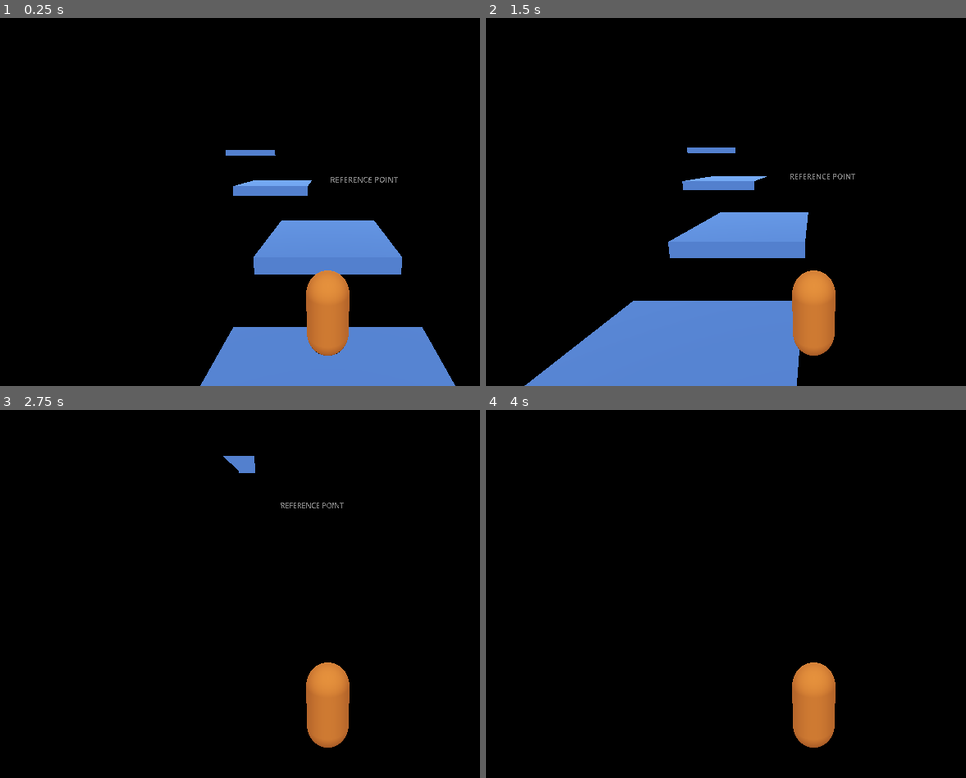
Above: before the commit, frames 1-4 (two rows, left to right).
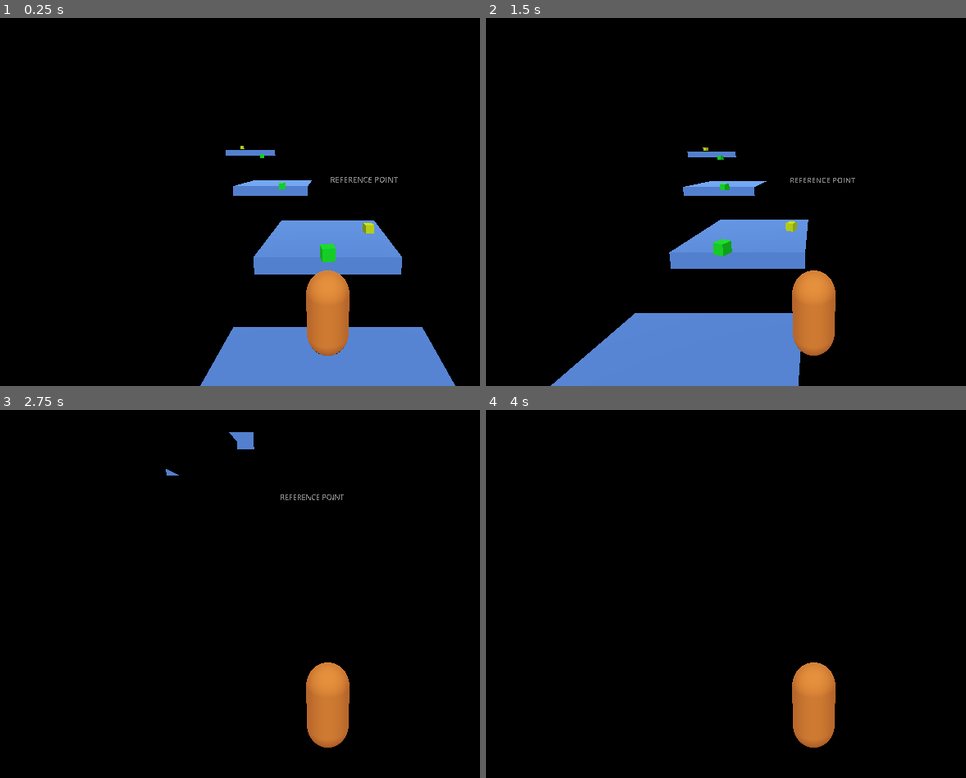
Above: after the commit, the same moments.

Repository: tobiasjdcolvin/Void-Sprinter
Game: Godot game, scene res://levels/level_one.tscn
Two runs of this game, one before a commit and one after it. Both use one fixed random seed, a clock stepped at 60 frames per second and the inputs below.
Inputs:
- Up to frame 1 (0.25 s): no input
- Up to frame 2 (1.5 s): hold D (right) 0.53-1.28 s; tap Space (jump) at 0.6, 0.77, 1.07, 1.35 s; hold S (backward) from 1.28 s (still down)
- Up to frame 3 (2.75 s): tap Space (jump) at 1.52, 1.82, 2.1 s; release S (backward) at 2.03 s; hold D (right) from 2.03 s (still down)
- Up to frame 4 (4 s): release D (right) at 2.78 s; hold W (forward) 2.78-3.53 s; tap Space (jump) at 2.85, 3.02, 3.32, 3.6, 3.77 s; tap Enter at 3.5 s; hold A (left) from 3.53 s (still down)

The runs differ from the first frame. In frame 1, 0.3% of the frame differs, in the area x 50-78%, y 34-67%; in frame 2, 4.8%, in the area x 8-77%, y 35-100%; in frame 3, 0.6%; in frame 4, less than 0.1%.

Commit message:
Implemented pickups that add extra jumps and decrease gravity

Diff:
--- a/levels/level_one.tscn
+++ b/levels/level_one.tscn
@@ -1,7 +1,9 @@
-[gd_scene load_steps=4 format=3 uid="uid://bkfxtiavayq4k"]
+[gd_scene load_steps=6 format=3 uid="uid://bkfxtiavayq4k"]
 
 [ext_resource type="PackedScene" uid="uid://blbyky0qw54e0" path="res://levels/level.tscn" id="1_yigoe"]
 [ext_resource type="PackedScene" uid="uid://lkdfpjqlndm0" path="res://platforms/platform_reg.tscn" id="2_instf"]
+[ext_resource type="PackedScene" uid="uid://1d56f4hpoikm" path="res://pickups/pickup_jump.tscn" id="3_54qat"]
+[ext_resource type="PackedScene" uid="uid://tl82a2m8rhfq" path="res://pickups/pickup_grav.tscn" id="4_wfegy"]
 
 [sub_resource type="TextMesh" id="TextMesh_4gcxs"]
 text = "Reference Point"
@@ -22,6 +24,21 @@
 [node name="PlatformReg4" parent="Platforms" index="3" instance=ExtResource("2_instf")]
 transform = Transform3D(1, 0, 0, 0, 1, 0, 0, 0, 1, -12.4771, 8.076, -38.372)
 
+[node name="PickupJump1" parent="Pickups" index="0" instance=ExtResource("3_54qat")]
+transform = Transform3D(1, 0, 0, 0, 1, 0, 0, 0, 1, 0, 2.92553, -4.95362)
+
+[node name="PickupJump2" parent="Pickups" index="1" instance=ExtResource("3_54qat")]
+transform = Transform3D(1, 0, 0, 0, 1, 0, 0, 0, 1, -4.26154, 4.56189, -17.2052)
+
+[node name="PickupJump3" parent="Pickups" index="2" instance=ExtResource("3_54qat")]
+transform = Transform3D(1, 0, 0, 0, 1, 0, 0, 0, 1, -9.49616, 7.48658, -30.311)
+
+[node name="PickupGrav" parent="Pickups" index="3" instance=ExtResource("4_wfegy")]
+transform = Transform3D(1, 0, 0, 0, 1, 0, 0, 0, 1, 2.82332, 2.29466, -11.0163)
+
+[node name="PickupGrav2" parent="Pickups" index="4" instance=ExtResource("4_wfegy")]
+transform = Transform3D(1, 0, 0, 0, 1, 0, 0, 0, 1, -14.7758, 9.06905, -37.4728)
+
 [node name="ReferenceText" type="MeshInstance3D" parent="." index="5"]
 transform = Transform3D(1, 0, 0, 0, 1, 0, 0, 0, 1, 5.97234, 3.78151, -34.4833)
 mesh = SubResource("TextMesh_4gcxs")
--- /dev/null
+++ b/pickups/pickup_grav.gd
@@ -0,0 +1,9 @@
+extends Area3D
+
+func _process(delta):
+	rotation.y += (PI/4) * delta
+
+func _on_body_entered(_body):
+	# make gravity less intense
+	PhysicsServer3D.area_set_param(get_viewport().find_world_3d().space, PhysicsServer3D.AREA_PARAM_GRAVITY, PhysicsServer3D.area_get_param(get_viewport().find_world_3d().space, PhysicsServer3D.AREA_PARAM_GRAVITY) - 5.0)
+	queue_free()
--- /dev/null
+++ b/pickups/pickup_grav.tscn
@@ -0,0 +1,25 @@
+[gd_scene load_steps=5 format=3 uid="uid://tl82a2m8rhfq"]
+
+[ext_resource type="Script" path="res://pickups/pickup_grav.gd" id="1_fjlyf"]
+
+[sub_resource type="StandardMaterial3D" id="StandardMaterial3D_diuir"]
+albedo_color = Color(0.843333, 1, 0.06, 1)
+
+[sub_resource type="BoxMesh" id="BoxMesh_hj3qu"]
+material = SubResource("StandardMaterial3D_diuir")
+size = Vector3(0.6, 0.6, 0.6)
+
+[sub_resource type="BoxShape3D" id="BoxShape3D_v1cik"]
+size = Vector3(0.6, 0.6, 0.6)
+
+[node name="PickupGrav" type="Area3D"]
+collision_layer = 2
+script = ExtResource("1_fjlyf")
+
+[node name="MeshInstance3D" type="MeshInstance3D" parent="."]
+mesh = SubResource("BoxMesh_hj3qu")
+
+[node name="CollisionShape3D" type="CollisionShape3D" parent="."]
+shape = SubResource("BoxShape3D_v1cik")
+
+[connection signal="body_entered" from="." to="." method="_on_body_entered"]
--- /dev/null
+++ b/pickups/pickup_jump.gd
@@ -0,0 +1,9 @@
+extends Area3D
+
+func _process(delta):
+	rotation.y += (PI/4) * delta
+
+func _on_body_entered(body):
+	body.max_jumps += 1
+	body.speed += 0.5
+	queue_free()
--- /dev/null
+++ b/pickups/pickup_jump.tscn
@@ -0,0 +1,25 @@
+[gd_scene load_steps=5 format=3 uid="uid://1d56f4hpoikm"]
+
+[ext_resource type="Script" path="res://pickups/pickup_jump.gd" id="1_m2ffp"]
+
+[sub_resource type="StandardMaterial3D" id="StandardMaterial3D_diuir"]
+albedo_color = Color(0.06, 1, 0.169667, 1)
+
+[sub_resource type="BoxMesh" id="BoxMesh_hj3qu"]
+material = SubResource("StandardMaterial3D_diuir")
+size = Vector3(0.6, 0.6, 0.6)
+
+[sub_resource type="BoxShape3D" id="BoxShape3D_v1cik"]
+size = Vector3(0.6, 0.6, 0.6)
+
+[node name="PickupJump" type="Area3D"]
+collision_layer = 2
+script = ExtResource("1_m2ffp")
+
+[node name="MeshInstance3D" type="MeshInstance3D" parent="."]
+mesh = SubResource("BoxMesh_hj3qu")
+
+[node name="CollisionShape3D" type="CollisionShape3D" parent="."]
+shape = SubResource("BoxShape3D_v1cik")
+
+[connection signal="body_entered" from="." to="." method="_on_body_entered"]
--- a/platforms/platform_reg.tscn
+++ b/platforms/platform_reg.tscn
@@ -11,7 +11,13 @@
 size = Vector3(8, 1, 8)
 
 [node name="PlatformReg" type="RigidBody3D"]
+collision_layer = 4
+collision_mask = 5
+axis_lock_linear_x = true
 axis_lock_linear_y = true
+axis_lock_linear_z = true
+axis_lock_angular_x = true
+axis_lock_angular_z = true
 
 [node name="MeshInstance3D" type="MeshInstance3D" parent="."]
 mesh = SubResource("BoxMesh_1hcvi")
--- a/player/player.gd
+++ b/player/player.gd
@@ -1,9 +1,11 @@
 extends CharacterBody3D
 
 
-const SPEED = 6.0
+var speed = 6.0
 const JUMP_VELOCITY = 6.5
 var level_falling = false
+var num_jumps = 0
+var max_jumps = 1
 
 
 func _physics_process(delta):
@@ -11,19 +13,27 @@
 	if not is_on_floor() or level_falling:
 		velocity.y -= PhysicsServer3D.area_get_param(get_viewport().find_world_3d().space, PhysicsServer3D.AREA_PARAM_GRAVITY) * delta
 
+	if is_on_floor():
+		num_jumps = 0
+
+	if level_falling:
+		max_jumps = 1
+
 	# Handle jump.
-	if Input.is_action_just_pressed("jump") and is_on_floor():
+	if Input.is_action_just_pressed("jump") and num_jumps <= max_jumps - 1 and $JumpTimer.is_stopped():
 		velocity.y = JUMP_VELOCITY
+		num_jumps += 1
+		$JumpTimer.start()
 
 	# Get the input direction and handle the movement/deceleration.
 	# As good practice, you should replace UI actions with custom gameplay actions.
 	var input_dir = Input.get_vector("left", "right", "forward", "backward")
 	var direction = (transform.basis * Vector3(input_dir.x, 0, input_dir.y)).normalized()
 	if direction:
-		velocity.x = direction.x * SPEED
-		velocity.z = direction.z * SPEED
+		velocity.x = direction.x * speed
+		velocity.z = direction.z * speed
 	else:
-		velocity.x = move_toward(velocity.x, 0, SPEED)
-		velocity.z = move_toward(velocity.z, 0, SPEED)
+		velocity.x = move_toward(velocity.x, 0, speed)
+		velocity.z = move_toward(velocity.z, 0, speed)
 
 	move_and_slide()
--- a/player/player.tscn
+++ b/player/player.tscn
@@ -11,6 +11,7 @@
 [sub_resource type="CapsuleShape3D" id="CapsuleShape3D_yhk03"]
 
 [node name="Player" type="CharacterBody3D"]
+collision_mask = 7
 script = ExtResource("1_rjtp0")
 
 [node name="MeshInstance3D" type="MeshInstance3D" parent="."]
@@ -23,3 +24,7 @@
 
 [node name="Camera3D" type="Camera3D" parent="CameraStick"]
 transform = Transform3D(1, 0, 0, 0, 0.984762, 0.173906, 0, -0.173906, 0.984762, 0, 3.54632, 5.11796)
+
+[node name="JumpTimer" type="Timer" parent="."]
+wait_time = 0.3
+one_shot = true
--- a/project.godot
+++ b/project.godot
@@ -56,6 +56,12 @@
 ]
 }
 
+[layer_names]
+
+3d_physics/layer_1="player"
+3d_physics/layer_2="pickups"
+3d_physics/layer_3="platforms"
+
 [rendering]
 
 renderer/rendering_method="gl_compatibility"
